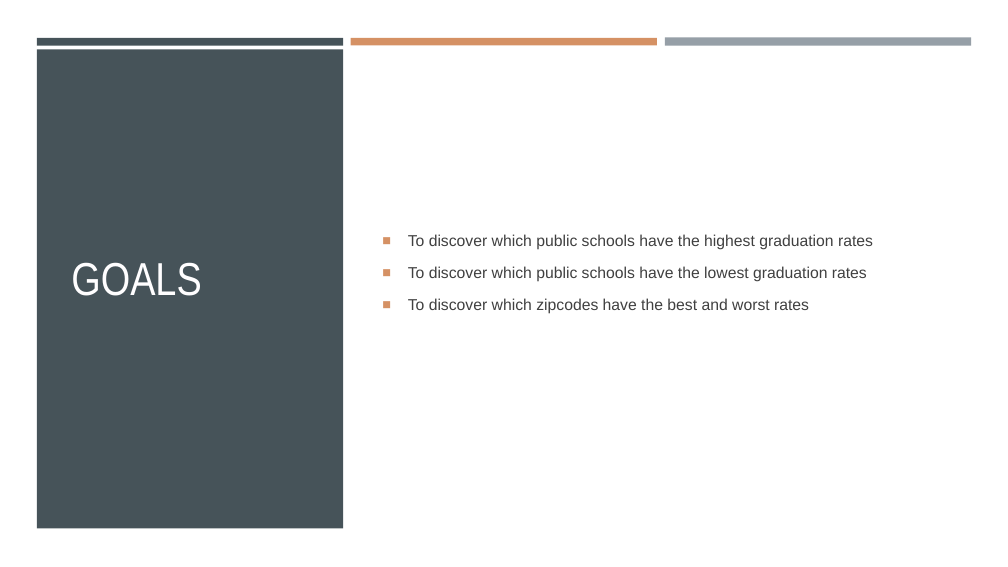
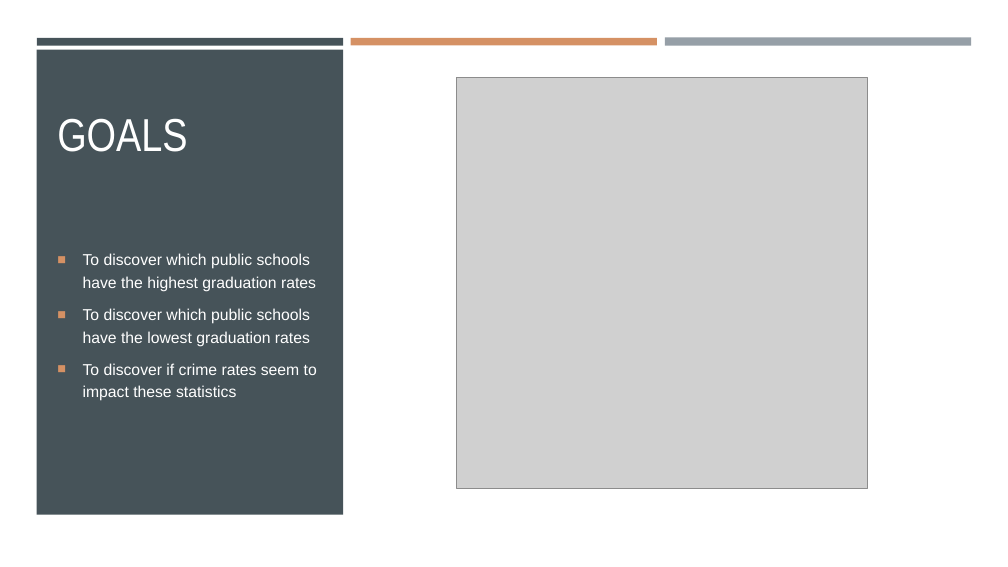
Before and after one commit to ericahen/capstone-da12, a slide deck: slide 3 of presentation/presentation.pptx. Drawn at 1008x567 pixels with LibreOffice and Linux fonts; fonts in the diff are those of the drawing; grey boxes stand for pictures. Boxes give left, top, right and bottom in pixels: in the first picture for what was removed or moved away, otherwise in the second. Text is boxed around its words. In the diff, an @@ line names an element or a change of style, - is before the commit and + after.

```diff
--- a/presentation/presentation.pptx
+++ b/presentation/presentation.pptx
@@ background #FFFFFF to #000000 @@
@@ rectangle: place and size @@
-rectangle at (37,49,343,529)
+rectangle at (36,50,343,515)
@@ title "GOALS": place and size @@
-title "GOALS" at (71,262,201,296)
+title "GOALS" at (57,118,187,152)
@@ title "GOALS" at (57,118,187,152): text colour #FFFEFF to #FFFFFF; vertical alignment middle to bottom @@
@@ picture added at (457,77,867,488) @@
@@ text "To discover which public schools ...": place and size @@
-text "To discover which public schools ..." at (408,234,873,314)
+text "To discover which public schools ..." at (83,253,317,401)
@@ text at (83,253,316,347): text colour #404040 to #FFFFFF in "To discover which public schools have the ...", "To discover which public schools have the ..." @@
@@ text at (83,363,317,401): text changed; text colour #404040 to #FFFFFF @@
-■ To discover which zipcodes have the best and worst rates
+■ To discover if crime rates seem to impact these statistics
```
Also in this commit, not shown: 3 other slides changed, 2 slides added, 1 slide removed.
